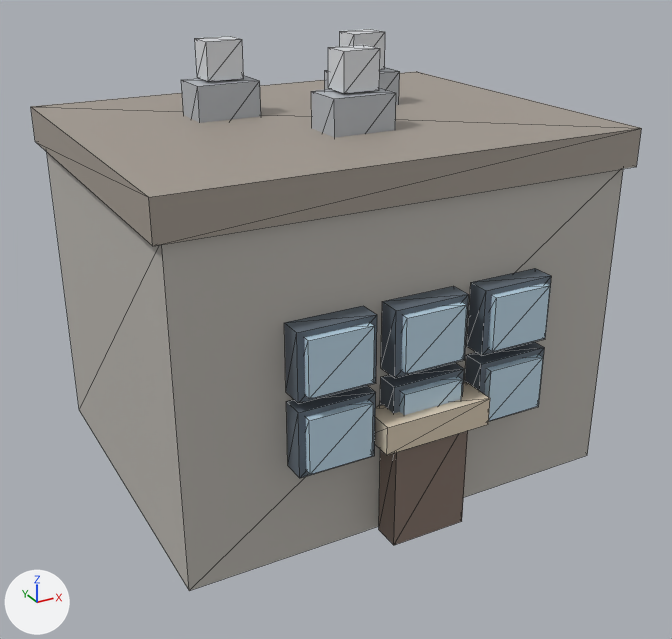
Renders of the glTF model models/building-small-a.glb from each side of a commit.
The view is the same before and after, from a 50 mm lens placed at (-0.939, -1.778, 1.185), pointed at (-0.008, -0.086, 0.339). The lights are fixed; the arrows at lower left show +X, +Y and +Z. The older version comes first. Mesh edges are drawn as thin lines. Where no turn or scale is listed for an object, it has been applied to the vertices.

The older version as bpy lines, for what is in view:
```python
me_geometry_0 = bpy.data.meshes.new('geometry_0')
me_geometry_0.from_pydata(...)  # 176 vertices, 264 faces; spans x -0.52..0.52, y -0.49..0.416, z 0.0..0.94
me_geometry_0.materials.append(mat_defaultmaterial)
ob_geometry_0 = bpy.data.objects.new('geometry_0', me_geometry_0)
ob_geometry_0.location = (0.0, 0.0, 0.0)
```
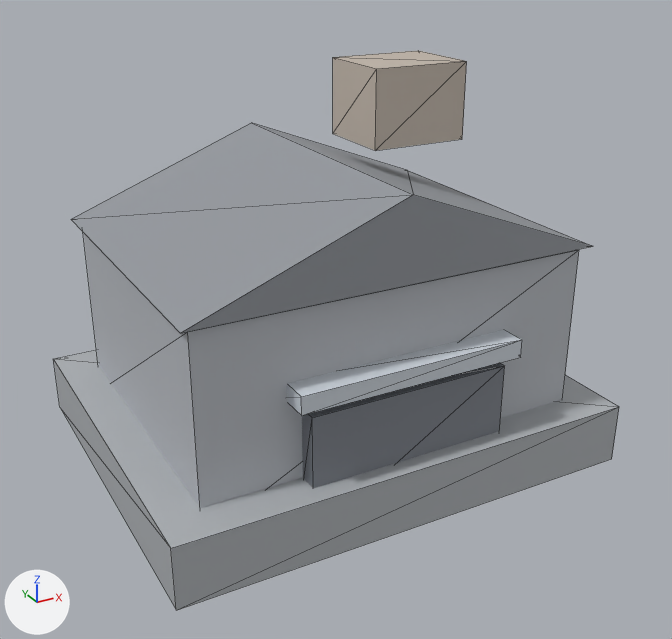
What changed in the scene script:
```text
Change me_geometry_0:
    used by ob_geometry_0; location = (0.0, 0.0, 0.0)
    remove me_geometry_0.from_pydata(...)  # 176 vertices, 264 faces; spans x -0.52..0.52, y -0.49..0.416, z 0.0..0.94
    add me_geometry_0.from_pydata(...)  # 46 vertices, 68 faces; spans x -0.54..0.54, y -0.44..0.44, z 0.0..0.87
    me_geometry_0 part 1: a new loose piece, a box spanning x -0.54..0.54, y -0.44..0.44, z 0.0..0.14, in mat_defaultmaterial
    me_geometry_0 part 2: a new loose piece, a box spanning x -0.45..0.45, y -0.35..0.35, z 0.07..0.51, in mat_defaultmaterial
    me_geometry_0 part 3: a new loose piece, a box spanning x -0.23..0.23, y -0.395..-0.325, z 0.02..0.3, in mat_defaultmaterial
    me_geometry_0 part 4: a new loose piece, a box spanning x -0.26..0.26, y -0.41..-0.33, z 0.32..0.36, in mat_defaultmaterial
    me_geometry_0 part 5: a new loose piece, a box spanning x 0.14..0.38, y 0.0..0.2, z 0.69..0.87, in mat_defaultmaterial
    me_geometry_0 part 6: 21 loose pieces with 168 vertices, spanning x -0.52..0.52, y -0.49..0.416, z 0.0..0.94, are deleted
    me_geometry_0 part 7
    8 vertices are removed from x -0.5..0.5, y -0.4..0.4, z 0.0..0.7
    12 faces are deleted
    6 vertices are added at (-0.47, -0.37, 0.52), (0.47, -0.37, 0.52), (0.0, -0.37, 0.7), (-0.47, 0.37, 0.52), (0.47, 0.37, 0.52), (0.0, 0.37, 0.7)
    8 new faces join them
```

Where the change shows, as pixel boxes [x1, y1, x2, y2] in the pictures (672 x 639 px; the box of a moved part takes in the faces that stretch with it):
'geometry_0', reshaped (8% narrower)
    before: [31, 29, 642, 591]
    after: [54, 51, 619, 610]
part 1 of me_geometry_0, added
    after: [54, 350, 619, 610]
part 2 of me_geometry_0, added
    after: [83, 232, 579, 508]
part 3 of me_geometry_0, added
    after: [302, 363, 504, 489]
part 4 of me_geometry_0, added
    after: [287, 330, 522, 416]
part 5 of me_geometry_0, added
    after: [333, 51, 467, 151]
part 6 of me_geometry_0, deleted
    before: [31, 29, 642, 545]
part 7 of me_geometry_0, moved or reshaped
    before: [47, 153, 623, 591]
    after: [71, 123, 592, 333]
